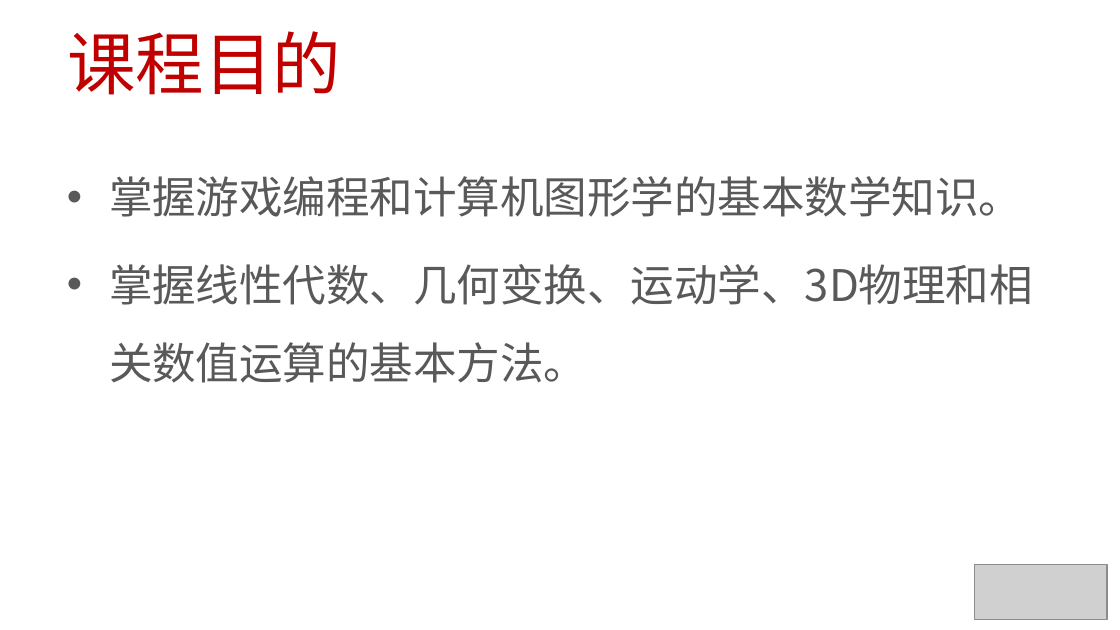
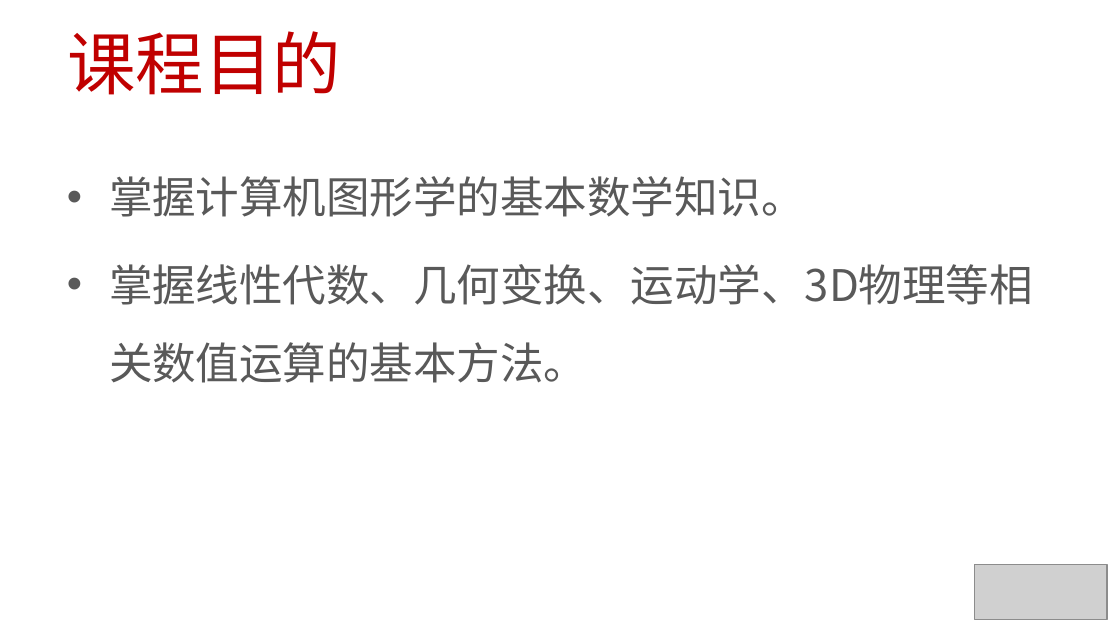
Before and after one commit to 0000duck/ComputerGraphicsBasics, a slide deck: slide 2 of PPT/01_课程介绍.pptx. Drawn at 1120x630 pixels with LibreOffice and Linux fonts; fonts in the diff are those of the drawing; grey boxes stand for pictures. Boxes give left, top, right and bottom in pixels: in the first picture for what was removed or moved away, otherwise in the second. Text is boxed around its words. In the diff, an @@ line names an element or a change of style, - is before the commit and + after.

```diff
--- a/PPT/01_课程介绍.pptx
+++ b/PPT/01_课程介绍.pptx
@@ text at <box>109,176,1033,383</box>: text changed @@
-• 掌握游戏编程和计算机图形学的基本数学知识。
-• 掌握线性代数、几何变换、运动学、3D物理和相关数值运算的基本方法。
+• 掌握计算机图形学的基本数学知识。
+• 掌握线性代数、几何变换、运动学、3D物理等相关数值运算的基本方法。
```
Also in this commit, not shown: 2 other slides changed, 1 other file.
